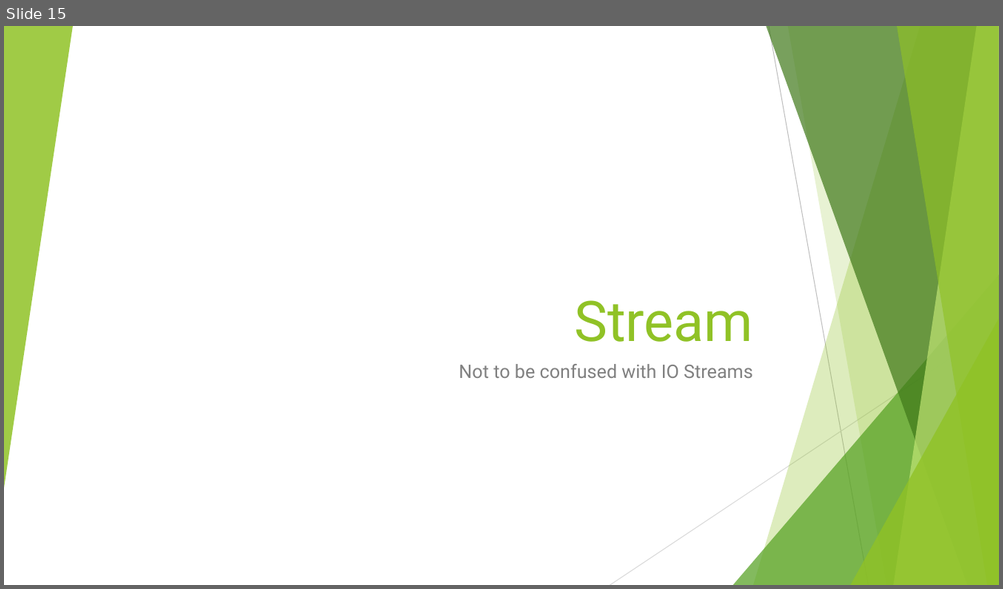
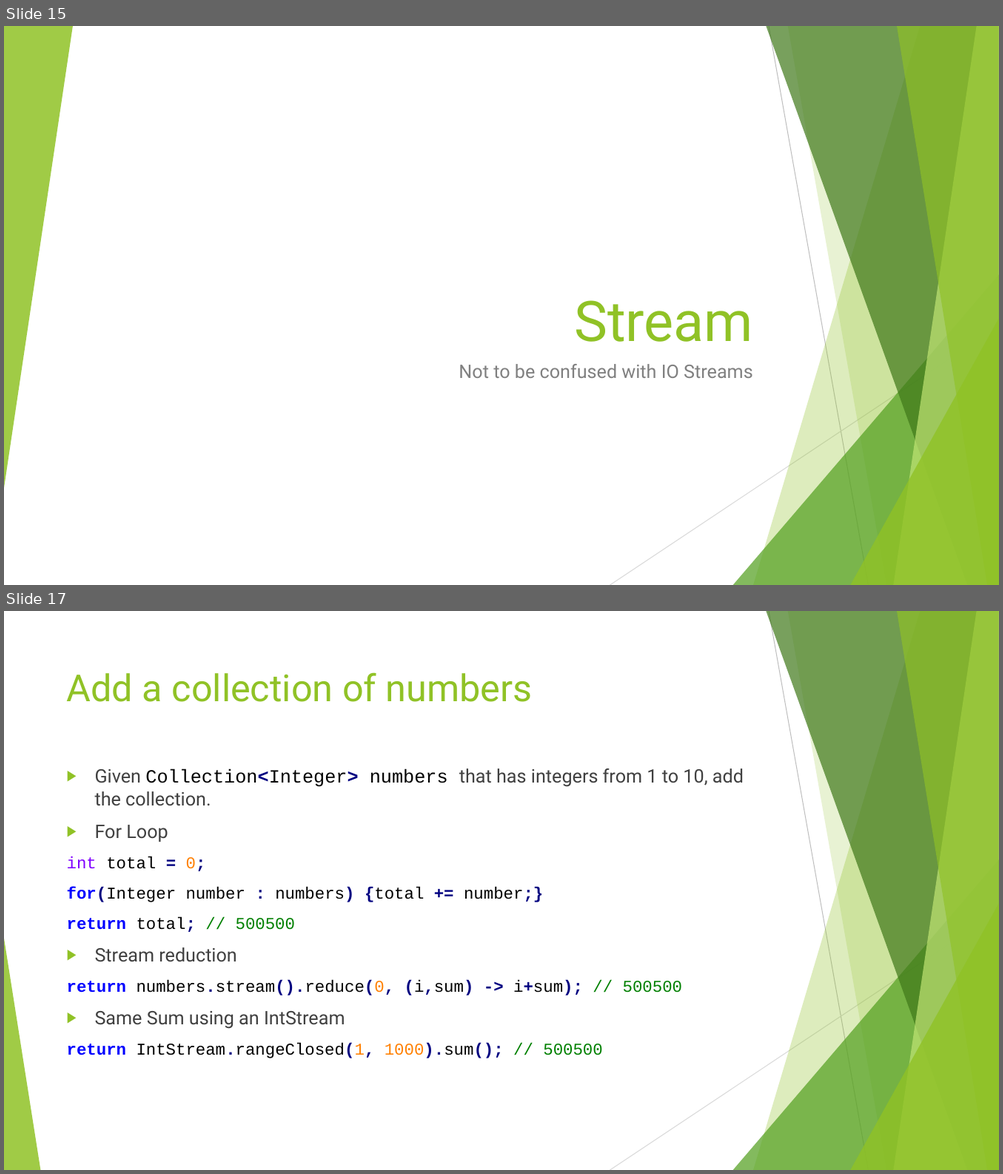
Before and after one commit to RichardRoda/2017-CodePaLOUsa-Lambda, a slide deck: Learning to Love the Lambda in the Stream.pptx. Shown one above the other, each under a label of ours: slide 15 before the commit, slides 15 and 17 after it; the slides between them are not shown. The pictures are 1003x589 and 1003x1174 pixels, drawn with LibreOffice and Linux fonts; fonts in the diff are those of the drawing. Boxes give left, top, right and bottom in pixels: in the first picture for what was removed or moved away, otherwise in the second. Text is boxed around its words. In the diff, an @@ line names an element or a change of style, - is before the commit and + after.

Commit message:
Add example of adding numbers in a collection.

```diff
--- a/Learning to Love the Lambda in the Stream.pptx
+++ b/Learning to Love the Lambda in the Stream.pptx
@@ slide 17 added at <box>4,611,999,1170</box>, background #FFFFFF; not listed: 9 template elements that a slide beside it also shows @@
@@ title added at <box>67,672,532,702</box>, 36 pt, text #90C226 @@
+Add a collection of numbers
@@ text added at <box>67,769,743,1059</box>, 16 pt, text #000000 @@
+▶ Given Collection<Integer> numbers that has integers from 1 to 10, add the collection.
+▶ For Loop
+int total = 0;
+for(Integer number : numbers) {total += number;}
+return total; // 500500
+▶ Stream reduction
+return numbers.stream().reduce(0, (i,sum) -> i+sum); // 500500
+▶ Same Sum using an IntStream
+return IntStream.rangeClosed(1, 1000).sum(); // 500500
@@ triangle added at <box>4,939,40,1170</box>, fill #90C226 at 85% opacity @@
```
Also in this commit, not shown: 2 slides changed, 2 other slides added, 1 slide removed, 5 other files.
